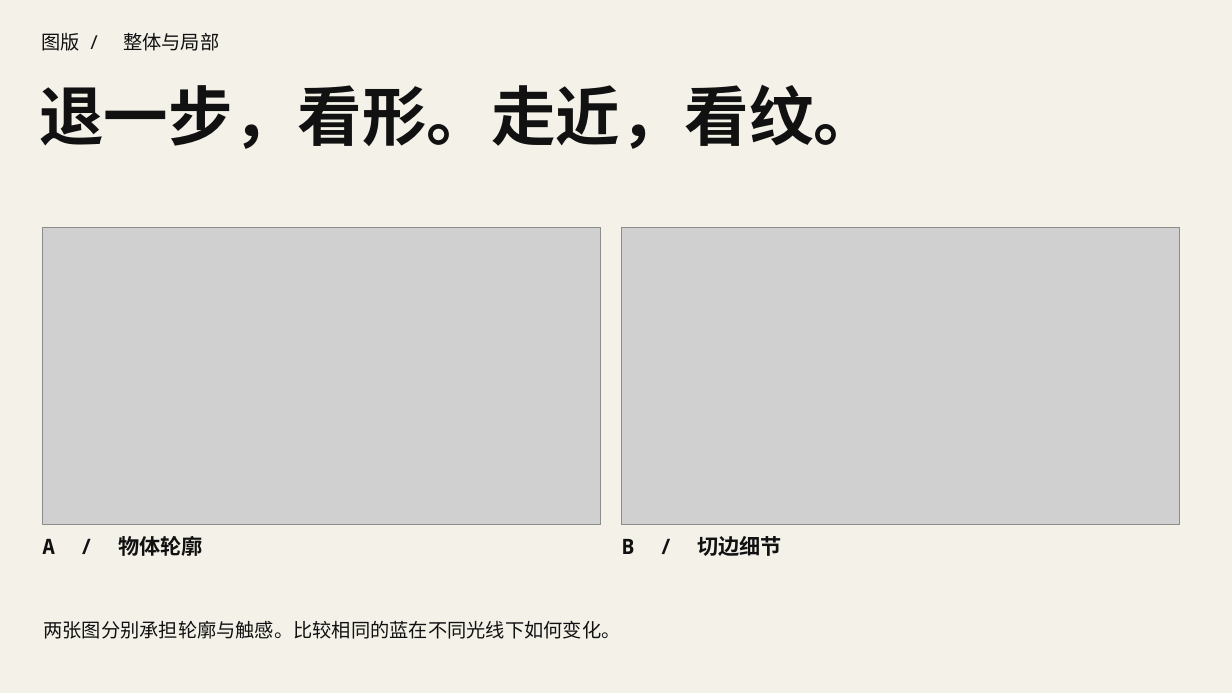
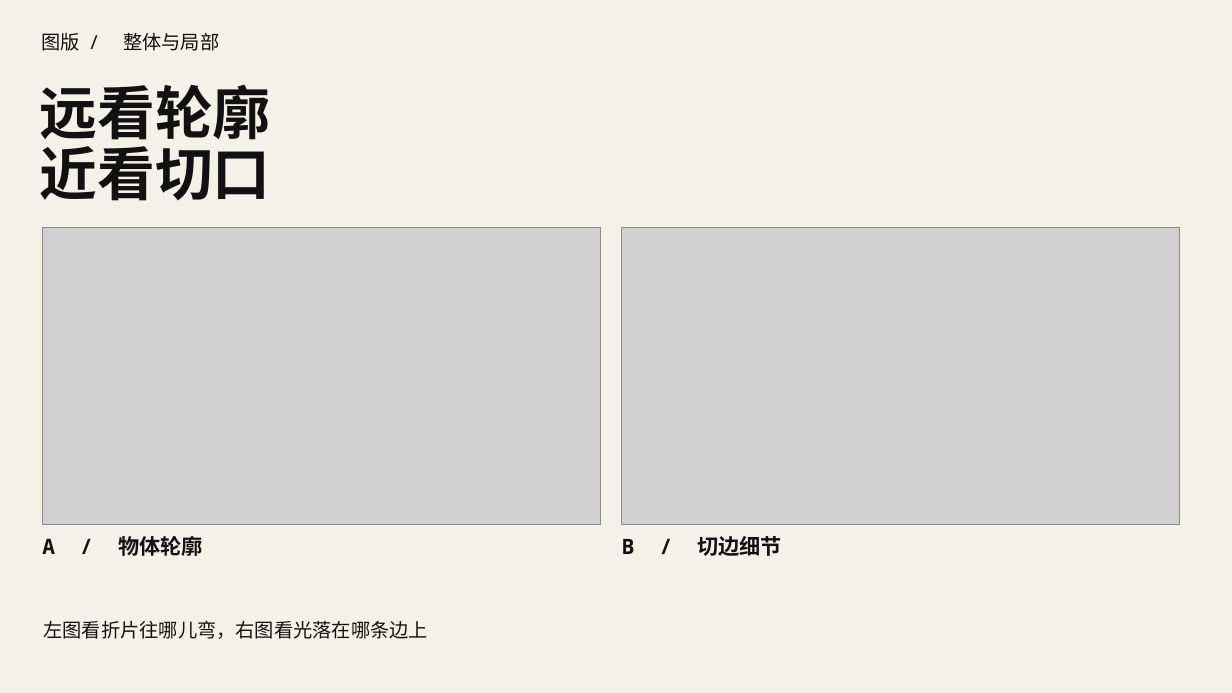
Before and after one commit to joeymilano/joey-design, a slide deck: slide 4 of docs/fold-deck-zh.pptx. Drawn at 1232x693 pixels with LibreOffice and Linux fonts; fonts in the diff are those of the drawing; grey boxes stand for pictures. Boxes give left, top, right and bottom in pixels: in the first picture for what was removed or moved away, otherwise in the second. Text is boxed around its words. In the diff, an @@ line names an element or a change of style, - is before the commit and + after.

```diff
--- a/docs/fold-deck-zh.pptx
+++ b/docs/fold-deck-zh.pptx
@@ text at (39, 84, 270, 201): text changed; size 50.2 to 45 pt @@
-退一步，看形。走近，看纹。
+远看轮廓
+近看切口
@@ text at (43, 620, 428, 639): text changed @@
-两张图分别承担轮廓与触感。比较相同的蓝在不同光线下如何变化。
+左图看折片往哪儿弯，右图看光落在哪条边上
```
Also in this commit, not shown: 4 other slides changed, 23 other files.
